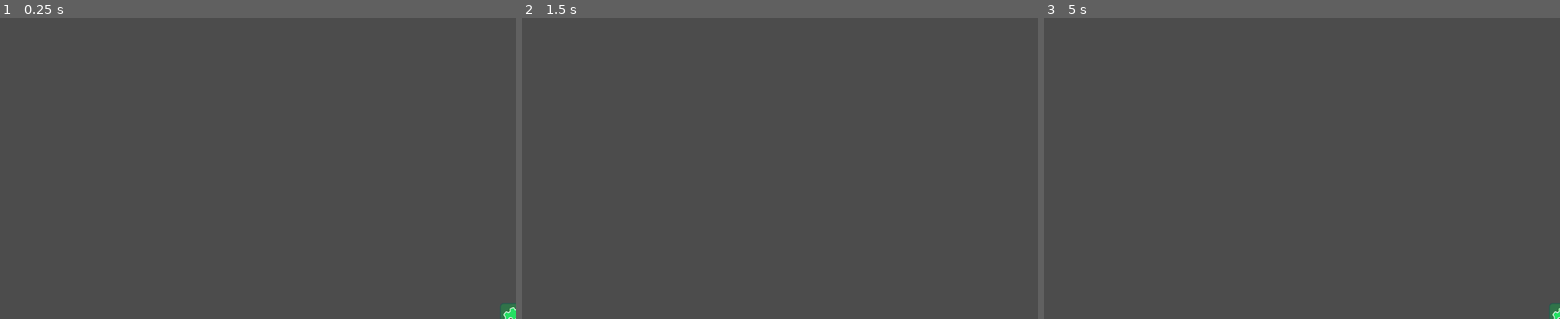
Above: before the commit, frames 1-3 (left to right).
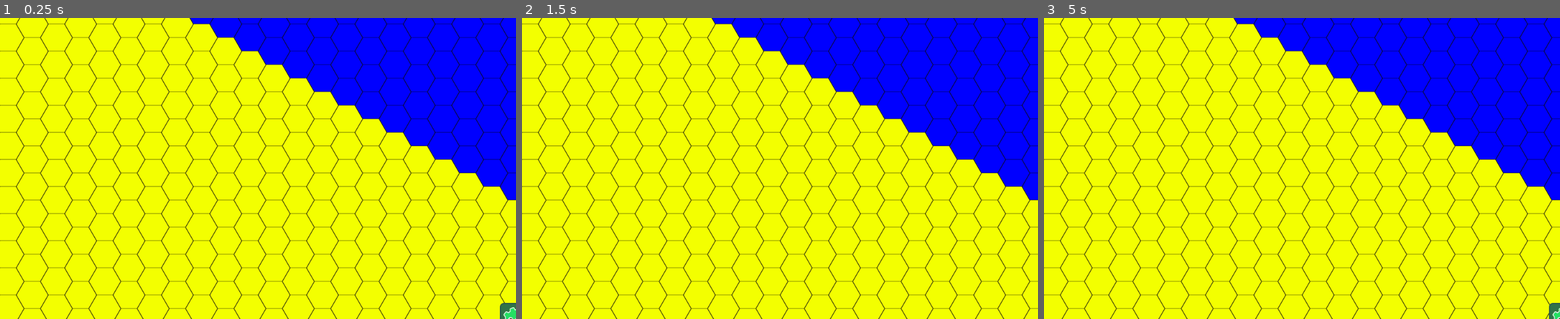
Above: after the commit, the same moments.

Repository: bziemons/zombie-prototype
Game: Godot game, scene res://WorldMap.tscn
Two runs of this game, one before a commit and one after it. Both use one fixed random seed, a clock stepped at 60 frames per second and the inputs below.
Inputs (mouse positions are in pixels of both pictures, inside the frame that each line leads up to):
- Up to frame 1 (0.25 s): no input
- Up to frame 2 (1.5 s): tap Enter at 0.5 s; move the mouse to (893, 153) at 0.52 s; hold Right (ui_right) 0.53-1.28 s; click (893, 153) at 0.67 s; tap Space at 1.25 s; move the mouse to (676, 183) at 1.27 s; hold Down (ui_down) from 1.28 s (still down); click (676, 183) at 1.42 s
- Up to frame 3 (5 s): tap Enter at 2, 3.5 s; move the mouse to (1353, 102) at 2.02 s; release Down (ui_down) at 2.03 s; hold Right (ui_right) 2.03-2.78 s; click (1353, 102) at 2.17 s; tap Space at 2.75, 4.25 s; move the mouse to (1276, 228) at 2.77 s; hold Up (ui_up) 2.78-3.53 s; click (1276, 228) at 2.92 s; move the mouse to (1456, 213) at 3.52 s; hold Left (ui_left) from 3.53 s (still down); click (1456, 213) at 3.67 s; move the mouse to (1147, 123) at 4.27 s; click (1147, 123) at 4.42 s

The runs differ from the first frame. In frame 1, 100% of the frame differs, in the area x 0-100%, y 0-100%; in frame 2, 100%; in frame 3, 100%.
Error before the commit: Parse Error: The identifier "terrainInfoPanel" isn't declared in the current scope. (res://WorldMap.gd:36)
Error after the commit: Invalid get index 'position' (on base: 'null instance'). (res://WorldMap.gd:24)

Commit message:
Refactor mouse click events
to only show one panel at a time

Diff:
--- a/WorldMap.gd
+++ b/WorldMap.gd
@@ -1,6 +1,9 @@
 extends TileMap
 
-onready var camera = get_node("Camera2D")
+onready var camera = get_node("../Camera2D")
+var terrainInfoPanel = PopupPanel.new()
+var terrainInfoLabel = Label.new()
+
 #Walking speed is calculated by
 #(normalSpeed * ((tiredness / 100) + (illness / 100) + 1) * ((density / 10) + 1
 #Event is calculated by
@@ -16,21 +19,13 @@
 
 func _input(event):
 	if event is InputEventMouseButton:
-		if event.doubleclick:
-			var map_position = world_to_map(event.position)
-			if get_cellv(map_position) != INVALID_CELL:
-				get_node("Player").position = map_to_world(map_position)
 		if event.button_index == BUTTON_LEFT:
-			var terrainInfoPanel = PopupPanel.new()
-			var terrainInfoLabel = Label.new()
-
-			var map_position = world_to_map(event.position)
-			if get_cellv(map_position) != INVALID_CELL:
-				self.add_child(terrainInfoPanel)
-				terrainInfoPanel.add_child(terrainInfoLabel)
-				terrainInfoLabel.text = tile_set.tile_get_name(get_cellv(map_position))
-				# Todo: Map panel to a fixed location on the camera
-				terrainInfoPanel.popup(Rect2(Vector2(100, 100), Vector2(200, 100)))
+			if event.pressed:
+				print(world_to_map(event.position + camera.position - get_viewport().size / 2))
+			if event.doubleclick:
+				var map_position = world_to_map(event.position + camera.position - get_viewport().size / 2)
+				if get_cellv(map_position) != INVALID_CELL:
+					get_node("../Player").position = map_to_world(map_position)
 		if event.button_index == BUTTON_RIGHT:
 			if event.pressed == false:
 				terrainInfoPanel.hide()
